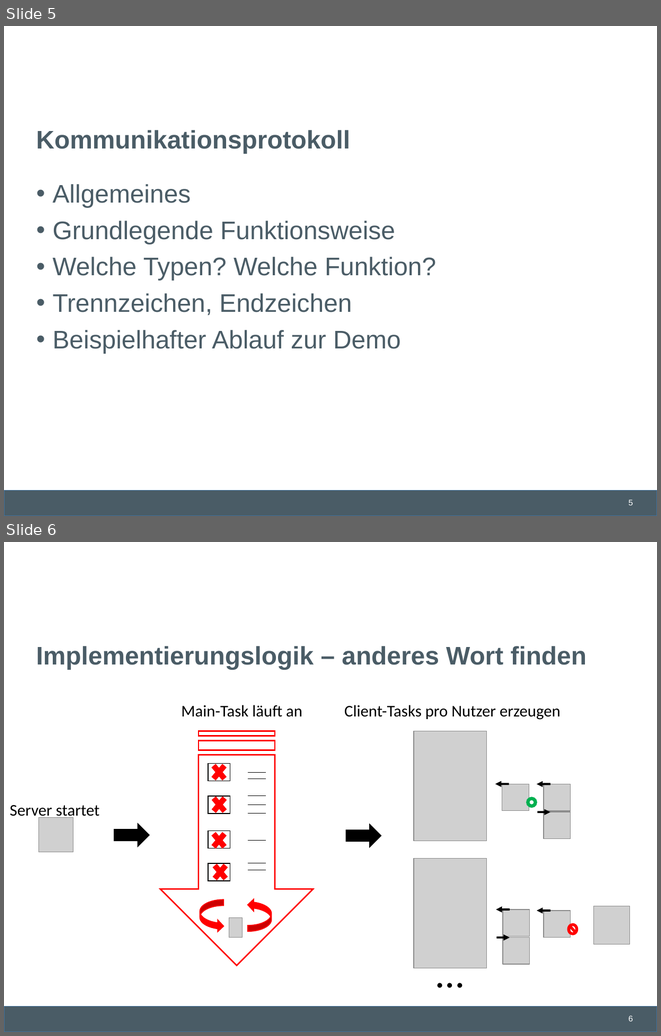
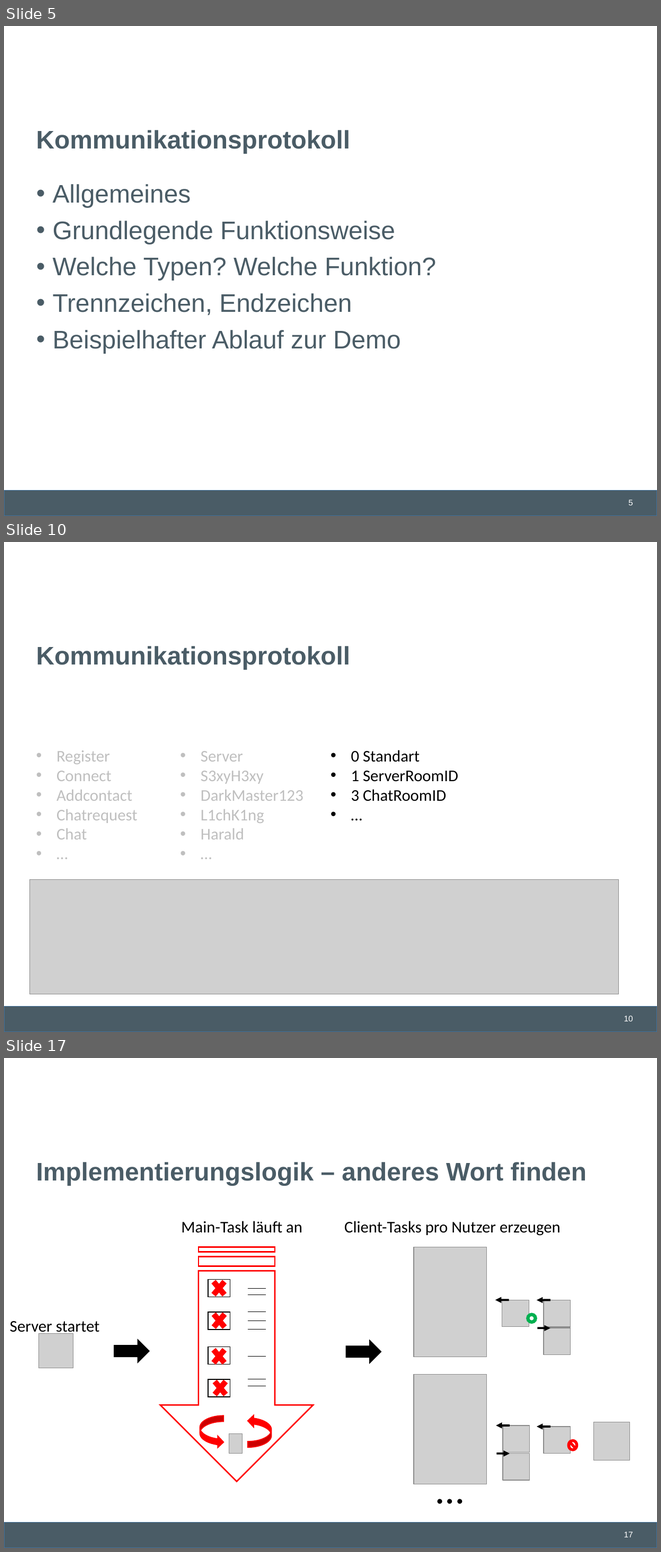
Before and after one commit to lschmischke/ADAChat, a slide deck: documentation/Ada Chat.pptx. Shown one above the other, each under a label of ours: slides 5 and 6 before the commit, slides 5, 10 and 17 after it; the slides between them are not shown. The pictures are 661x1036 and 661x1552 pixels, drawn with LibreOffice and Linux fonts; fonts in the diff are those of the drawing; grey boxes stand for pictures; background and template pictures are left out. Boxes give left, top, right and bottom in pixels: in the first picture for what was removed or moved away, otherwise in the second. Text is boxed around its words. In the diff, an @@ line names an element or a change of style, - is before the commit and + after.

Commit message:
Bilder und Notizen für Kommunikationsprotokoll eingefügt

```diff
--- a/documentation/Ada Chat.pptx
+++ b/documentation/Ada Chat.pptx
@@ slide 10 added at (x1=4, y1=542, x2=657, y2=1032), background #FFFFFF; not listed: 2 template elements that a slide beside it also shows @@
@@ title added at (x1=36, y1=646, x2=351, y2=669), 28 pt, text #4A5C66, bold @@
+Kommunikationsprotokoll
@@ text added at (x1=56, y1=750, x2=138, y2=839), 18 pt, text #BFBFBF @@
+• Register
+• Connect
+• Addcontact
+• Chatrequest
+• Chat
+• …
@@ text added at (x1=201, y1=751, x2=303, y2=839), 18 pt, text #BFBFBF @@
+• Server
+• S3xyH3xy
+• DarkMaster123
+• L1chK1ng
+• Harald
+• …
@@ text added at (x1=351, y1=750, x2=458, y2=801), 18 pt, text #000000 @@
+• 0 Standart
+• 1 ServerRoomID
+• 3 ChatRoomID
+• …
@@ picture added at (x1=29, y1=880, x2=618, y2=995) @@
@@ what was slide 6 is now slide 17 @@
@@ page number at (x1=624, y1=1531, x2=633, y2=1537): text changed @@
-6
+17
```
Also in this commit, not shown: 10 other slides added.
